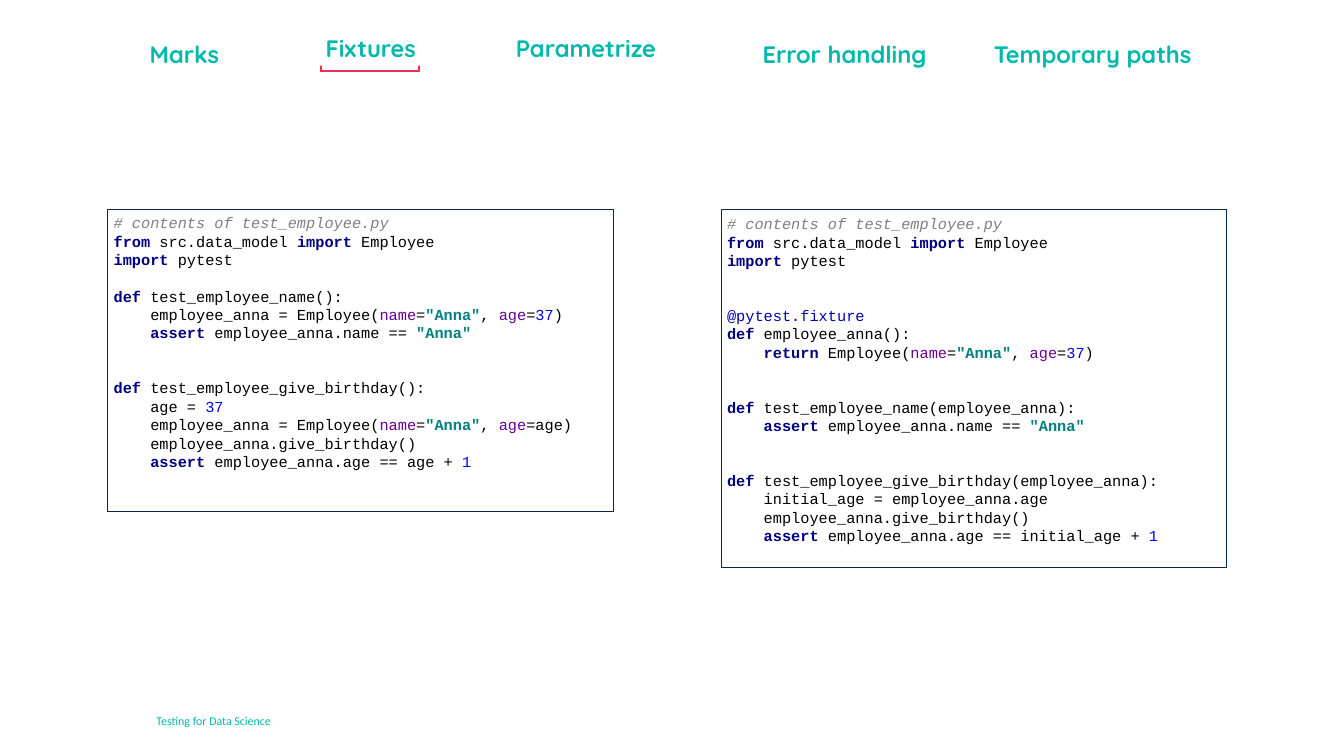
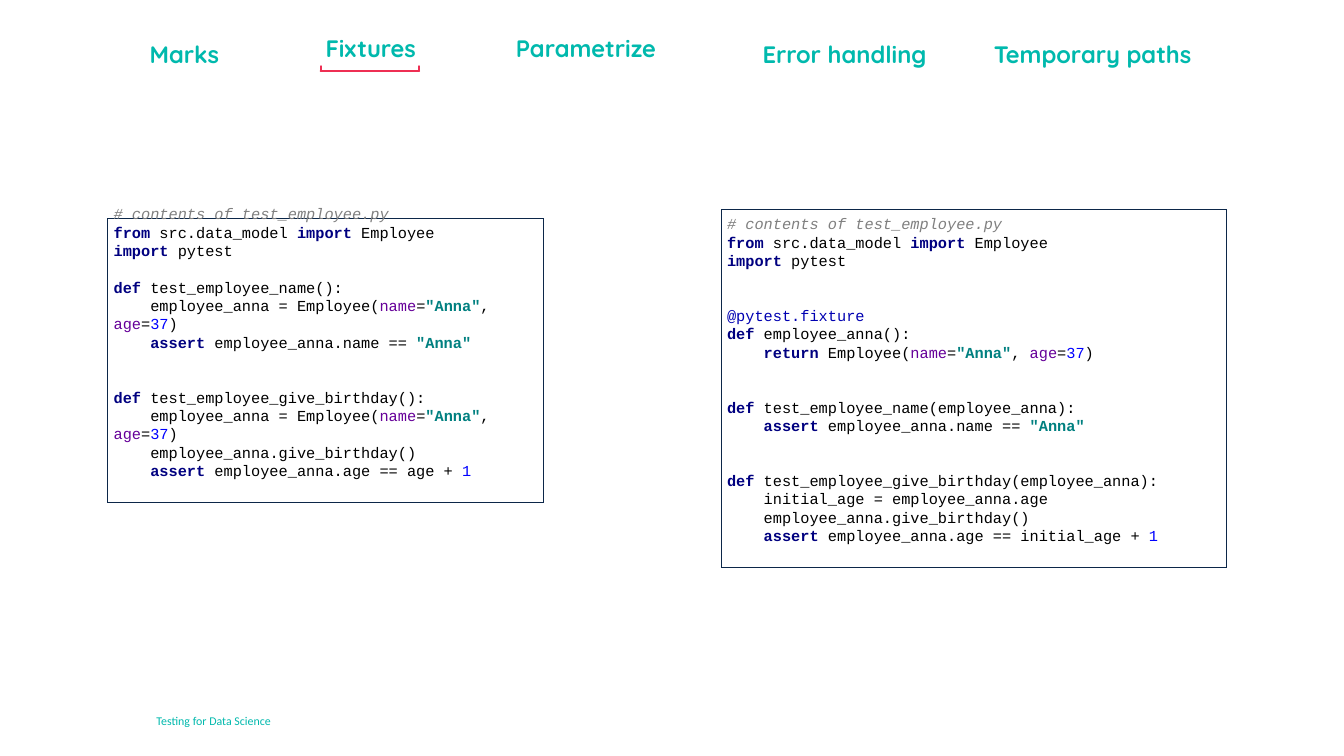
Before and after one commit to jasperderikx-bdr/testing_for_ds_day_1, a slide deck: slide 8 of data/notes/slides_day_1.pptx (slide 7 before the commit). Drawn at 1344x756 pixels with LibreOffice and Linux fonts; fonts in the diff are those of the drawing; background and template pictures are left out. Boxes give left, top, right and bottom in pixels: in the first picture for what was removed or moved away, otherwise in the second. Text is boxed around its words. In the diff, an @@ line names an element or a change of style, - is before the commit and + after.

```diff
--- a/data/notes/slides_day_1.pptx
+++ b/data/notes/slides_day_1.pptx
@@ rectangle "# contents of test_employee.py from ...": place and size @@
-rectangle "# contents of test_employee.py from ..." at (108, 209, 613, 512)
+rectangle "# contents of test_employee.py from ..." at (108, 218, 543, 502)
@@ text in rectangle at (114, 208, 490, 479): text changed @@
-# contents of test_employee.py
-from src.data_model import Employee
-import pytest
-def test_employee_name():
-employee_anna = Employee(name="Anna", age=37)
-assert employee_anna.name == "Anna"
-def test_employee_give_birthday():
-age = 37
-employee_anna = Employee(name="Anna", age=age)
-employee_anna.give_birthday()
-assert employee_anna.age == age + 1
+# contents of test_employee.py
+from src.data_model import Employee
+import pytest
+def test_employee_name():
+employee_anna = Employee(name="Anna", age=37)
+assert employee_anna.name == "Anna"
+def test_employee_give_birthday():
+employee_anna = Employee(name="Anna", age=37)
+employee_anna.give_birthday()
+assert employee_anna.age == age + 1
```
Also in this commit, not shown: 1 other slide changed, 2 slides added.
